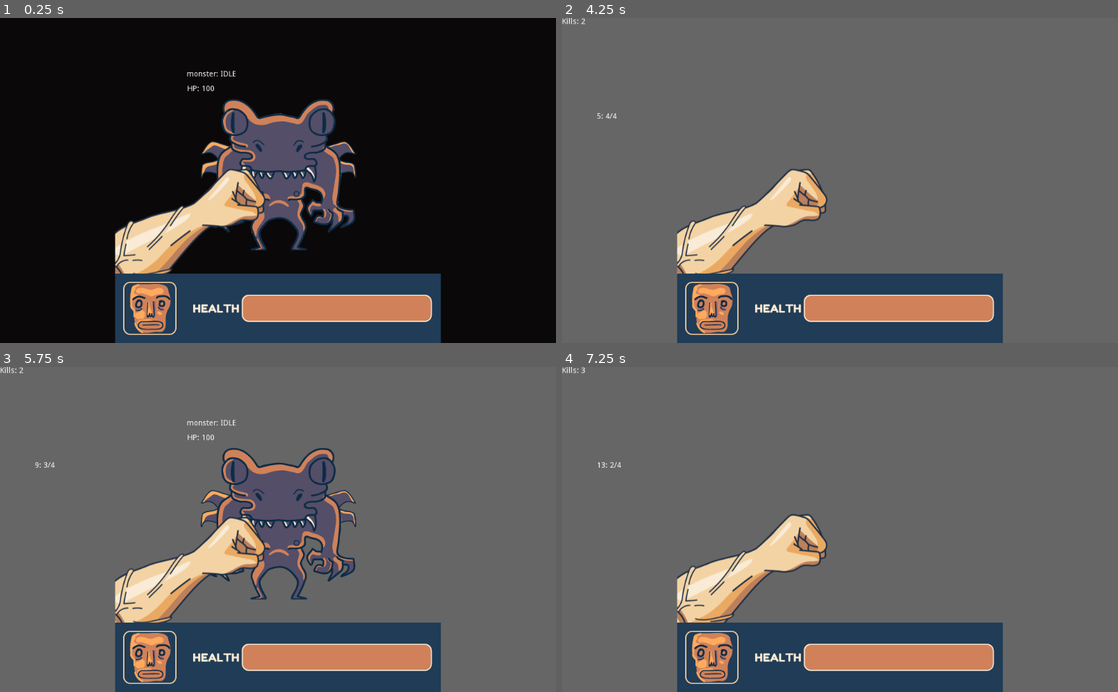
Above: before the commit, frames 1-4 (two rows, left to right).
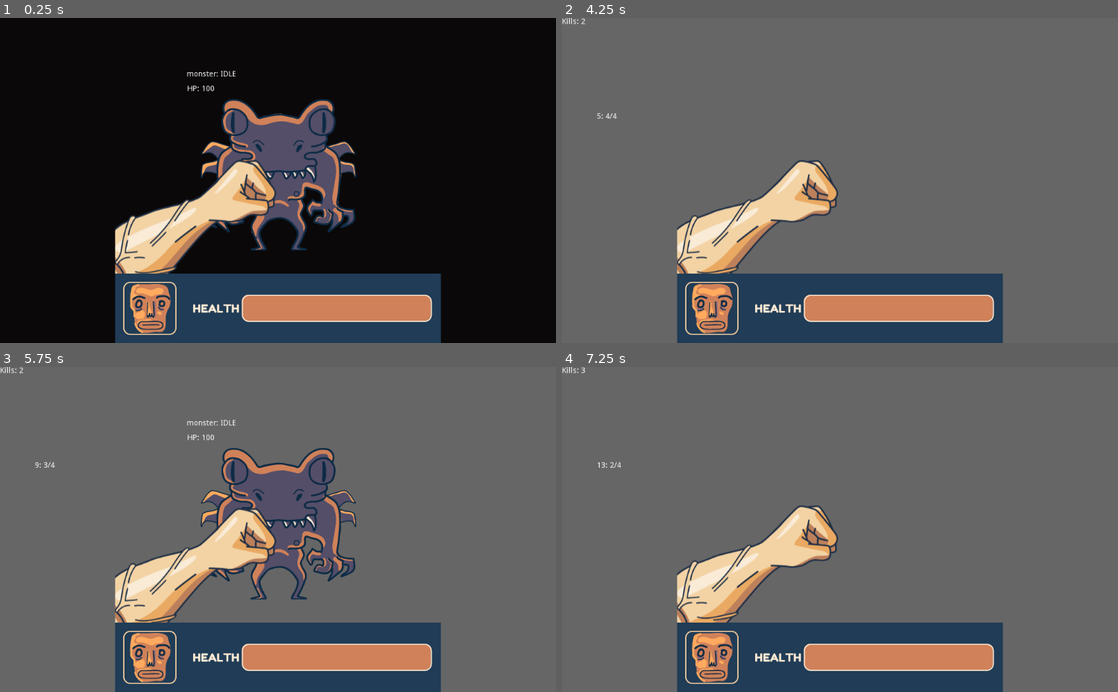
Above: after the commit, the same moments.

Repository: blackmambastudio/mocho
Game: Godot game, scene res://Game.tscn
Same seed, same stepped clock (60 frames per second), same inputs: the game is played once before the commit and once after it.
Inputs (mouse positions are in pixels of both pictures, inside the frame that each line leads up to):
- Up to frame 1 (0.25 s): no input
- Up to frame 2 (4.25 s): click (840, 180) at 0.67 s; move the mouse to (728, 196) at 1.27 s; click (728, 196) at 1.42 s; move the mouse to (895, 109) at 2.02 s; click (895, 109) at 2.17 s; move the mouse to (812, 245) at 2.77 s; click (812, 245) at 2.92 s; move the mouse to (1006, 229) at 3.52 s; click (1006, 229) at 3.67 s
- Up to frame 3 (5.75 s): move the mouse to (111, 480) at 4.27 s; click (111, 480) at 4.42 s; move the mouse to (305, 529) at 5.02 s; click (305, 529) at 5.17 s
- Up to frame 4 (7.25 s): move the mouse to (756, 448) at 5.77 s; click (756, 448) at 5.92 s; move the mouse to (962, 513) at 6.52 s; click (962, 513) at 6.67 s

The runs differ from the first frame. In frame 1, 2.3% of the frame differs, in the area x 20-50%, y 43-79%; in frame 2, 2.3%; in frame 3, 2.3%; in frame 4, 2.4%, in the area x 20-50%, y 42-79%.

Commit message:
Updated ARM spritesheet

Diff:
--- a/Monster.tscn
+++ b/Monster.tscn
@@ -4,7 +4,7 @@
 [ext_resource path="res://Monster.gd" type="Script" id=2]
 [ext_resource path="res://Assets/alien-01.png" type="Texture" id=3]
 
-[node name="Monster" index="0" instance=ExtResource( 1 )]
+[node name="Monster" instance=ExtResource( 1 )]
 anchor_left = 0.5
 anchor_top = 0.5
 anchor_right = 0.5
Binary file changed: Assets/arm.png
